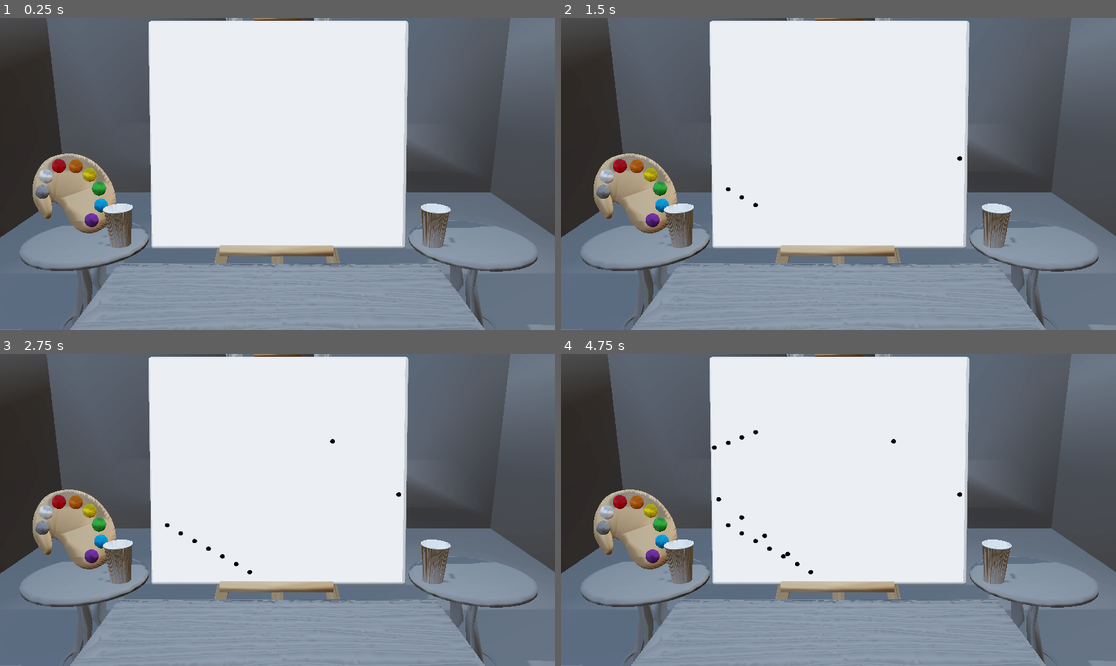
Above: before the commit, frames 1-4 (two rows, left to right).
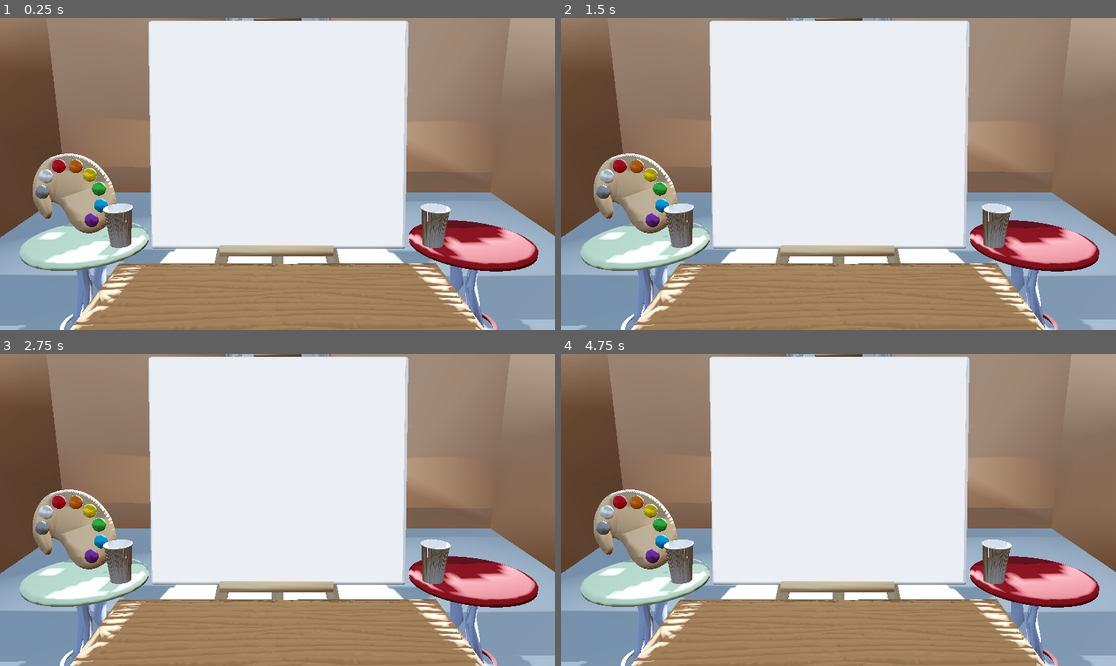
Above: after the commit, the same moments.

Repository: magamaganific/Doodle-Duels
Game: Godot game, scene res://main.tscn
Two runs of this game, one before a commit and one after it. Both use one fixed random seed, a clock stepped at 60 frames per second and the inputs below.
Inputs (mouse positions are in pixels of both pictures, inside the frame that each line leads up to):
- Up to frame 1 (0.25 s): no input
- Up to frame 2 (1.5 s): tap Enter at 0.5 s; move the mouse to (960, 158) at 0.52 s; click (960, 158) at 0.67 s; tap Space at 1.25 s; drag from (727, 189) to (810, 236) at 1.27 s
- Up to frame 3 (2.75 s): tap Enter at 2 s; move the mouse to (333, 441) at 2.02 s; click (333, 441) at 2.17 s
- Up to frame 4 (4.75 s): tap Space at 2.75, 4.25 s; drag from (810, 572) to (672, 463) at 2.77 s; tap Enter at 3.5 s; move the mouse to (1005, 556) at 3.52 s; click (1005, 556) at 3.67 s; drag from (672, 463) to (755, 432) at 4.27 s

The runs differ from the first frame. In frame 1, 62% of the frame differs, in the area x 0-100%, y 0-100%; in frame 2, 62%; in frame 3, 62%; in frame 4, 62%.

Commit message:
organizando

Diff:
--- a/main.tscn
+++ b/main.tscn
@@ -1,8 +1,8 @@
 [gd_scene load_steps=8 format=3 uid="uid://oiq5kn4t1mxm"]
 
 [ext_resource type="Script" uid="uid://bomfsupuoa3gc" path="res://scripts/main.gd" id="1_1bvp3"]
-[ext_resource type="ArrayMesh" uid="uid://dkp7t3c0k6w6c" path="res://art/room_and_canvas.obj" id="1_ig7tw"]
 [ext_resource type="PackedScene" uid="uid://c0h2hfausol27" path="res://canvas_view.tscn" id="2_0xm2m"]
+[ext_resource type="ArrayMesh" uid="uid://ct37sxs8kq2ys" path="res://art/room_and_canvas/room_and_canvas.obj" id="2_1bvp3"]
 [ext_resource type="PackedScene" uid="uid://docr1467m0el3" path="res://palette_view.tscn" id="4_lquwl"]
 
 [sub_resource type="ProceduralSkyMaterial" id="ProceduralSkyMaterial_ig7tw"]
@@ -35,7 +35,7 @@
 
 [node name="RoomModel" type="MeshInstance3D" parent="3DEnvironment"]
 transform = Transform3D(1, 0, 0, 0, -4.371139e-08, 1, 0, -1, -4.371139e-08, 0, 0, 0)
-mesh = ExtResource("1_ig7tw")
+mesh = ExtResource("2_1bvp3")
 
 [node name="CanvasLight" type="SpotLight3D" parent="3DEnvironment"]
 transform = Transform3D(1, 0, 0, 0, 0.35494378, 0.93488765, 0, -0.93488765, 0.35494378, 0, 314.162, 55.564987)
--- a/palette_view.tscn
+++ b/palette_view.tscn
@@ -2,7 +2,7 @@
 
 [ext_resource type="Script" uid="uid://d3yomacrxn3mr" path="res://scripts/palette_control.gd" id="1_548ho"]
 [ext_resource type="Script" uid="uid://dbttf7a3yplyp" path="res://scripts/palette_view.gd" id="1_g3x6q"]
-[ext_resource type="ArrayMesh" uid="uid://d3swus7022mp2" path="res://art/palette.obj" id="1_rgf5w"]
+[ext_resource type="ArrayMesh" uid="uid://cgy10ccs8ixt2" path="res://art/palette/palette.obj" id="1_rgf5w"]
 
 [sub_resource type="QuadMesh" id="QuadMesh_rx3dw"]
 size = Vector2(40, 40)
--- a/scripts/paint_control.gd
+++ b/scripts/paint_control.gd
@@ -2,7 +2,7 @@
 
 var points_drawn = []
 var colors_used = []
-var strokes = []
+var strokes = 0
 var interpolate = []
 
 func _process(delta):
@@ -10,17 +10,19 @@
 		points_drawn.append(get_local_mouse_position())
 		colors_used.append(Main.color)
 		queue_redraw()
+	if Input.is_action_just_released("LeftClick") and Main.is_mouse_inside:
+		strokes += 1
 
 func _draw():
 	var i = 0
-	for point in points_drawn:
-		draw_circle(point, 5, colors_used[i])
-		i += 1
-	interpolate.append(i)
+	var count = 0
+	while count < strokes:
+		for point in points_drawn:
+			draw_circle(point, 5, colors_used[i])
+			i += 1
 
 func set_color(Color):
 	Main.color = Color
 
-
 func _on_palette_control_black():
 	Main.color = Color(0.0, 0.0, 0.0, 1.0)
Binary file removed: art/palette screenshot.png
Not shown, removed: art/palette screenshot.png.import
Not shown, removed: art/palette.obj.import
Not shown, added: art/palette/obj.mtl
Renamed: art/palette.obj -> art/palette/palette.obj
Not shown, added: art/palette/palette.obj.import
Not shown, removed: art/room_and_canvas.obj.import
Not shown, added: art/room_and_canvas/obj.mtl
Renamed: art/room_and_canvas.obj -> art/room_and_canvas/room_and_canvas.obj
Not shown, added: art/room_and_canvas/room_and_canvas.obj.import
